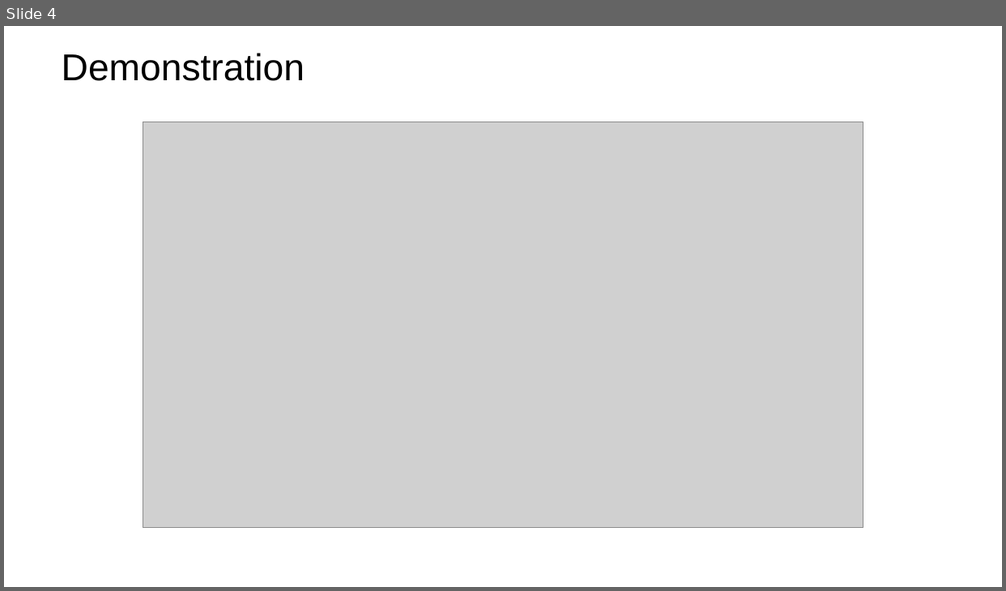
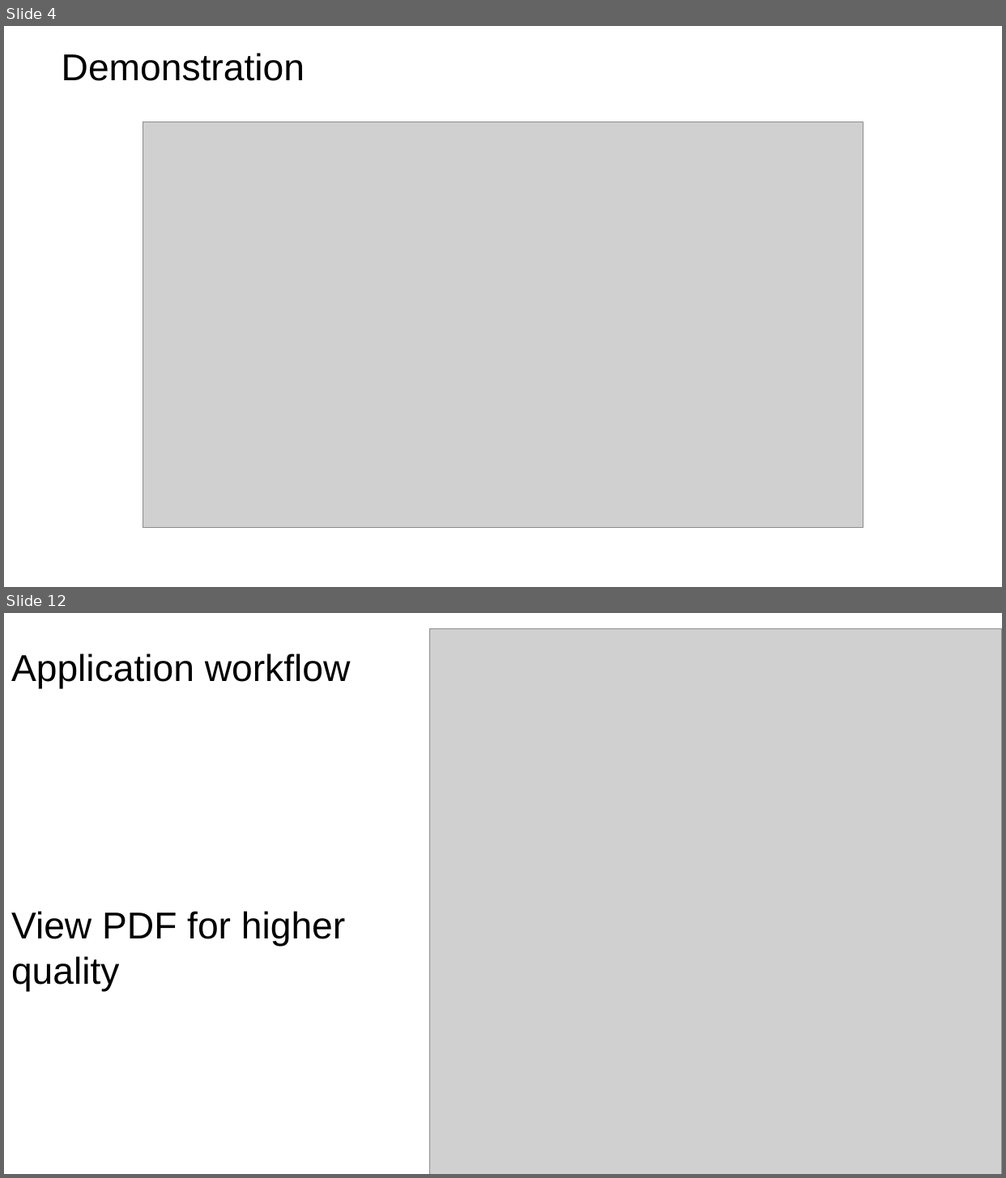
Before and after one commit to Kukupie123/sosial, a slide deck: Project/Summer Internship Project.pptx. Shown one above the other, each under a label of ours: slide 4 before the commit, slides 4 and 12 after it; the slides between them are not shown. The pictures are 1006x591 and 1006x1178 pixels, drawn with LibreOffice and Linux fonts; fonts in the diff are those of the drawing; grey boxes stand for pictures; background and template pictures are left out. Boxes give left, top, right and bottom in pixels: in the first picture for what was removed or moved away, otherwise in the second. Text is boxed around its words. In the diff, an @@ line names an element or a change of style, - is before the commit and + after.

```diff
--- a/Project/Summer Internship Project.pptx
+++ b/Project/Summer Internship Project.pptx
@@ slide 12 added at (4,613,1002,1174), background picture (left out) @@
@@ picture added at (430,628,1002,1174) @@
@@ title added at (11,653,351,688), 36 pt, text #000000 @@
+Application workflow
@@ text added at (11,911,345,992), 36 pt, text #000000 @@
+View PDF for higher quality
```
Also in this commit, not shown: 5 slides changed, 5 other slides added, 9 other files.
